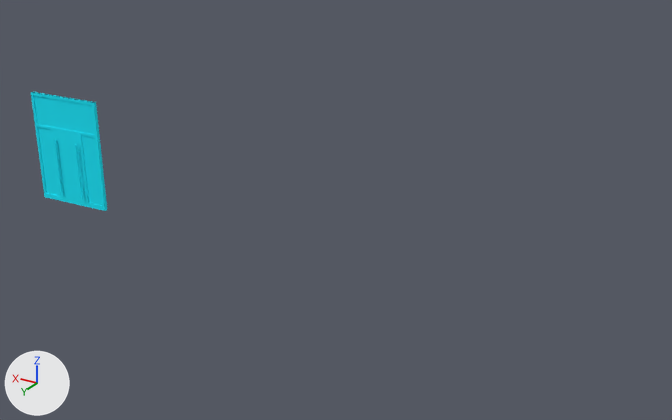
The glTF model output/zeHGW/zeHGW_openings.glb, before and after one commit.
Rendered twice from a 50 mm camera at (-21.23, 19.24, 9.78) aimed at (-9.06, -1.05, -0.36). The lights are fixed; the arrows at lower left show +X, +Y and +Z. The picture after the commit comes second. Where no turn or scale is listed for an object, it has been applied to the vertices. Vertices at exactly the same position are counted once.

Names of what the first picture shows: 'geometry_0'.
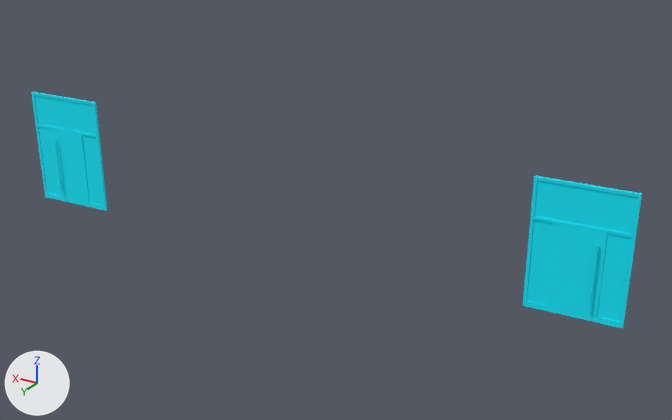
The newer file is also turned or shifted as a whole; pictures and numbers use the older file's frame.

Location of each change, (x1, y1, x2, y2) in pixels of the pictures (672 x 420 px; the box of a moved part takes in the faces that stretch with it):
```json
{"object": "geometry_0", "change": "reshaped", "before": [31, 92, 107, 211], "after": [31, 92, 642, 328], "on screen": "695% wider, 98% taller"}
{"part": 1, "of": "me_geometry_0", "change": "moved or reshaped", "before": [75, 144, 83, 199], "after": [588, 244, 598, 312]}
{"part": 2, "of": "me_geometry_0", "change": "moved or reshaped", "before": [31, 92, 106, 211], "after": [523, 176, 642, 328]}
{"part": 3, "of": "me_geometry_0", "change": "moved or reshaped", "before": [81, 135, 103, 206], "after": [597, 233, 632, 322]}
{"part": 4, "of": "me_geometry_0", "change": "moved or reshaped", "before": [38, 127, 59, 196], "after": [526, 220, 557, 305]}
{"part": 5, "of": "me_geometry_0", "change": "moved or reshaped", "before": [34, 96, 95, 135], "after": [534, 180, 637, 234]}
{"part": 6, "of": "me_geometry_0", "change": "moved or reshaped", "before": [37, 124, 95, 138], "after": [534, 216, 632, 238]}
```

The change, as JSON lines over the scene's bpy script:
```json
{"block": "me_geometry_0", "where": "# used by ob_geometry_0; location = (0.0, 0.0, 0.0)"}
{"op": "remove", "block": "me_geometry_0", "code": "me_geometry_0.from_pydata(...)  # 1692 vertices, 3294 faces; spans x -1.24..1.24, y -0.15..0.15, z -1.75..1.75"}
{"op": "add", "block": "me_geometry_0", "code": "me_geometry_0.from_pydata(...)  # 1692 vertices, 3294 faces; spans x -17.09..1.24, y -1.25..0.15, z -1.75..1.75"}
{"block": "me_geometry_0", "change": "me_geometry_0 part 1: the loose piece of 207 vertices spanning x -0.45..-0.4, y 0.07..0.12, z -1.45..0.35 is moved by (-15.84, -1.12, 0.0)"}
{"block": "me_geometry_0", "change": "me_geometry_0 part 2: the loose piece of 44 vertices spanning x -1.24..1.24, y -0.12..0.13, z -1.75..1.75 is moved by (-15.84, -1.12, 0.0)"}
{"block": "me_geometry_0", "change": "me_geometry_0 part 3: the loose piece of 8 vertices spanning x -1.16..-0.6, y -0.09..-0.02, z -1.6..0.65 is moved by (-15.84, -1.12, 0.0)"}
{"block": "me_geometry_0", "change": "me_geometry_0 part 4: the loose piece of 8 vertices spanning x 0.6..1.16, y 0.03..0.1, z -1.6..0.65 is moved by (-15.84, -1.12, 0.0)"}
{"block": "me_geometry_0", "change": "me_geometry_0 part 5: the loose piece of 8 vertices spanning x -1.16..1.16, y -0.09..0.1, z 0.73..1.67 is moved by (-15.84, -1.12, 0.0)"}
{"block": "me_geometry_0", "change": "me_geometry_0 part 6: the loose piece of 8 vertices spanning x -1.17..1.17, y -0.12..0.12, z 0.65..0.73 is moved by (-15.84, -1.12, 0.0)"}
{"block": "me_geometry_0", "change": "other edits to the shape of me_geometry_0 do not show in these pictures"}
```
